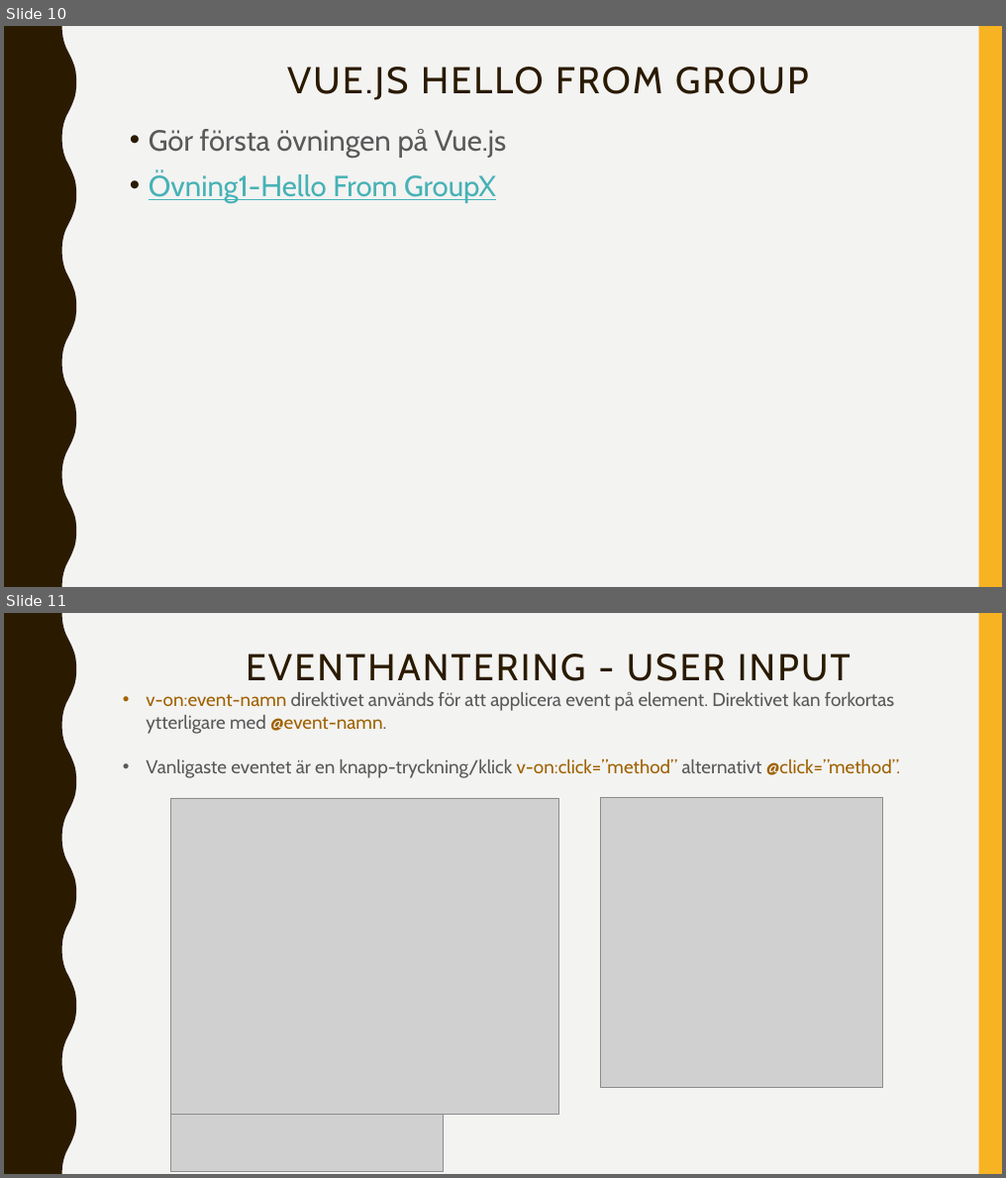
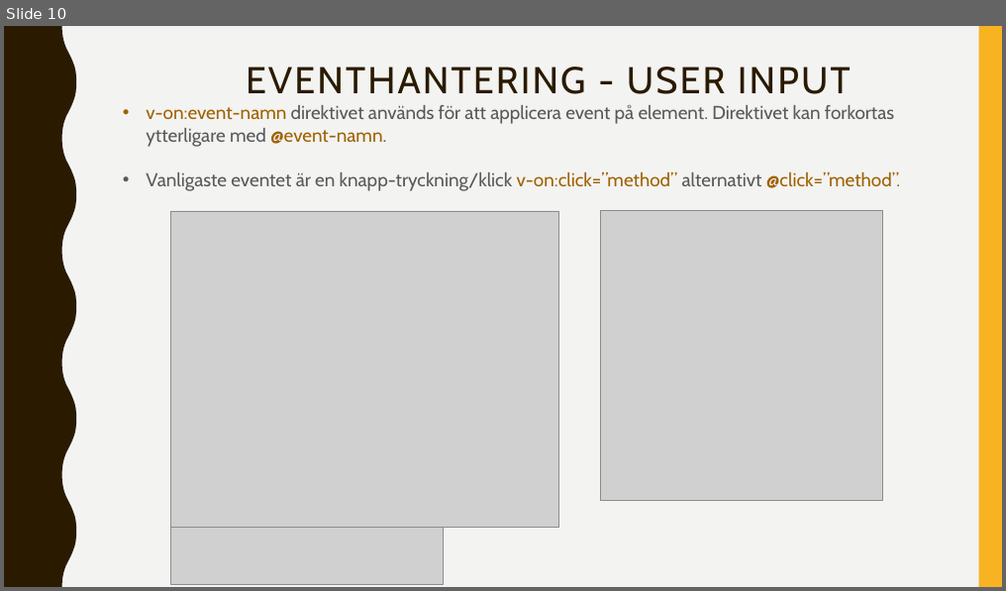
Before and after one commit to abbjetmus/programmering, a slide deck: Vue/Vue.pptx. Shown one above the other, each under a label of ours: slides 10 and 11 before the commit, slide 10 after it. The pictures are 1006x1178 and 1006x591 pixels, drawn with LibreOffice and Linux fonts; fonts in the diff are those of the drawing; grey boxes stand for pictures. Boxes give left, top, right and bottom in pixels: in the first picture for what was removed or moved away, otherwise in the second. Text is boxed around its words. In the diff, an @@ line names an element or a change of style, - is before the commit and + after.

```diff
--- a/Vue/Vue.pptx
+++ b/Vue/Vue.pptx
@@ slide 10 removed at <box>4,26,1002,587</box>, background #F3F3F2; not listed: 2 template elements that a slide beside it also shows @@
@@ title removed at <box>287,67,809,100</box> @@
-VUE.JS HELLO FROM GROUP
@@ text removed at <box>149,129,507,203</box> @@
-• Gör första övningen på Vue.js
-• Övning1-Hello From GroupX
@@ what was slide 11 is now slide 10 @@
```
Also in this commit, not shown: 1 other file.
